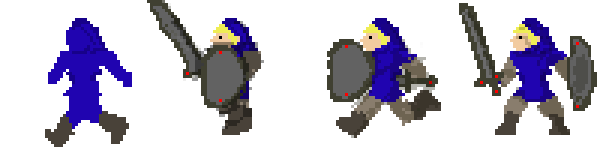
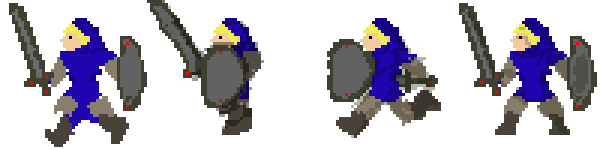
Layer changes from the first (600, 150) image to the second:
showed "Shield copy 3" over [left=117, top=36, right=147, bottom=111]
showed "Sword copy 3" over [left=9, top=3, right=54, bottom=96]
showed "Hair copy 3" over [left=63, top=24, right=87, bottom=45]
showed "Face copy 3" over [left=60, top=30, right=90, bottom=51]
showed "Shirt Sleves copy 3" over [left=51, top=42, right=135, bottom=102]
showed "Pants copy 3" over [left=54, top=96, right=114, bottom=117]
